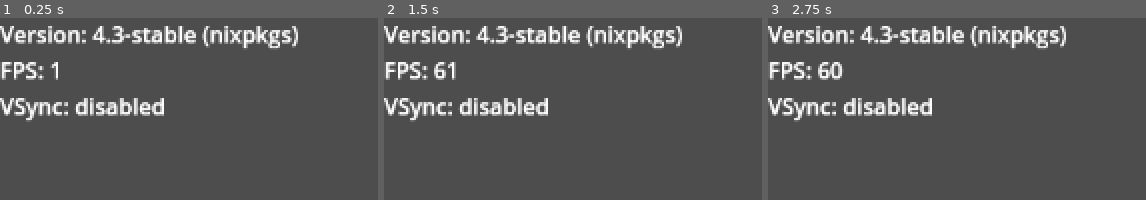
Above: before the commit, frames 1-3 (left to right).
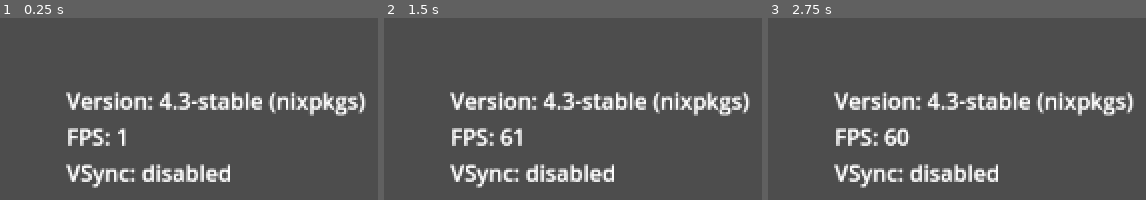
Above: after the commit, the same moments.

Repository: miklaskarjalainen/KioskKnockout
Game: Godot game, scene res://src/singletons/Debug.tscn
The game is run twice, just before and just after one commit, with the same random seed, the same clock (stepped at 60 frames per second) and the same inputs. Before the commit the project has no main scene; this scene is started directly in both runs.
Inputs:
- Up to frame 1 (0.25 s): no input
- Up to frame 2 (1.5 s): tap Enter at 0.5 s
- Up to frame 3 (2.75 s): tap Space at 2 s

The runs differ from the first frame. In frame 1, 15% of the frame differs, in the area x 0-97%, y 4-94%; in frame 2, 16%; in frame 3, 16%.

Commit message:
title screen

Diff:
--- a/project.godot
+++ b/project.godot
@@ -11,9 +11,11 @@
 [application]
 
 config/name="LCNC-Project"
-config/features=PackedStringArray("4.2", "Forward Plus")
+run/main_scene="res://src/scenes/TitleScreen.tscn"
+config/features=PackedStringArray("4.3", "Forward Plus")
 config/icon="res://icon.svg"
 
 [autoload]
 
 Debug="*res://src/singletons/Debug.tscn"
+Global="*res://src/singletons/Global.gd"
--- /dev/null
+++ b/src/scenes/title_screen.gd
@@ -0,0 +1,21 @@
+extends Control;
+
+@onready var buttons_h_box = %ButtonsHBox;
+
+func _ready() -> void:
+	if buttons_h_box:
+		var button: Button = buttons_h_box.get_child(0);
+		if button is Button:
+			button.grab_focus();
+
+func _on_play_button_pressed() -> void:
+	pass # Replace with function body.
+
+func _on_options_button_pressed() -> void:
+	pass # Replace with function body.
+
+func _on_about_button_pressed() -> void:
+	pass # Replace with function body.
+
+func _on_exit_button_pressed() -> void:
+	get_tree().quit();
--- /dev/null
+++ b/src/scenes/titlescreen.tscn
@@ -0,0 +1,104 @@
+[gd_scene load_steps=3 format=3 uid="uid://cc65uf8d6ov47"]
+
+[ext_resource type="Script" path="res://src/scenes/title_screen.gd" id="1_ifww3"]
+[ext_resource type="PackedScene" uid="uid://b065ep38rua2x" path="res://src/singletons/Debug.tscn" id="2_v334w"]
+
+[node name="TitleScreen" type="Control"]
+layout_mode = 3
+anchors_preset = 15
+anchor_right = 1.0
+anchor_bottom = 1.0
+grow_horizontal = 2
+grow_vertical = 2
+script = ExtResource("1_ifww3")
+
+[node name="ColorRect" type="ColorRect" parent="."]
+layout_mode = 1
+anchors_preset = 15
+anchor_right = 1.0
+anchor_bottom = 1.0
+grow_horizontal = 2
+grow_vertical = 2
+color = Color(0.323652, 0, 0.0121751, 1)
+
+[node name="MarginContainer" type="MarginContainer" parent="."]
+layout_mode = 1
+anchors_preset = 15
+anchor_right = 1.0
+anchor_bottom = 1.0
+grow_horizontal = 2
+grow_vertical = 2
+theme_override_constants/margin_left = 32
+theme_override_constants/margin_top = 32
+theme_override_constants/margin_right = 32
+theme_override_constants/margin_bottom = 32
+
+[node name="VBoxContainer" type="VBoxContainer" parent="MarginContainer"]
+layout_mode = 2
+alignment = 1
+
+[node name="GameTitleLabel" type="Label" parent="MarginContainer/VBoxContainer"]
+layout_mode = 2
+size_flags_vertical = 6
+theme_override_font_sizes/font_size = 32
+text = "LCNC - Project"
+horizontal_alignment = 1
+vertical_alignment = 1
+
+[node name="ButtonsHBox" type="HBoxContainer" parent="MarginContainer/VBoxContainer"]
+unique_name_in_owner = true
+layout_mode = 2
+size_flags_horizontal = 4
+size_flags_vertical = 6
+
+[node name="PlayButton" type="Button" parent="MarginContainer/VBoxContainer/ButtonsHBox"]
+layout_mode = 2
+size_flags_horizontal = 4
+focus_neighbor_left = NodePath("../ExitButton")
+focus_neighbor_top = NodePath("../ExitButton")
+focus_neighbor_bottom = NodePath("../OptionsButton")
+focus_next = NodePath("../OptionsButton")
+focus_previous = NodePath("../ExitButton")
+text = "Play"
+
+[node name="OptionsButton" type="Button" parent="MarginContainer/VBoxContainer/ButtonsHBox"]
+layout_mode = 2
+size_flags_horizontal = 4
+focus_neighbor_left = NodePath("../PlayButton")
+focus_neighbor_top = NodePath("../PlayButton")
+focus_neighbor_right = NodePath("../AboutButton")
+focus_neighbor_bottom = NodePath("../AboutButton")
+focus_next = NodePath("../AboutButton")
+focus_previous = NodePath("../PlayButton")
+text = "Options
+"
+
+[node name="AboutButton" type="Button" parent="MarginContainer/VBoxContainer/ButtonsHBox"]
+layout_mode = 2
+focus_neighbor_left = NodePath("../OptionsButton")
+focus_neighbor_top = NodePath("../OptionsButton")
+focus_neighbor_right = NodePath("../ExitButton")
+focus_neighbor_bottom = NodePath("../ExitButton")
+focus_next = NodePath("../ExitButton")
+focus_previous = NodePath("../OptionsButton")
+text = "About"
+
+[node name="ExitButton" type="Button" parent="MarginContainer/VBoxContainer/ButtonsHBox"]
+layout_mode = 2
+size_flags_horizontal = 4
+focus_neighbor_left = NodePath("../AboutButton")
+focus_neighbor_top = NodePath("../AboutButton")
+focus_neighbor_right = NodePath("../PlayButton")
+focus_neighbor_bottom = NodePath("../PlayButton")
+focus_next = NodePath("../PlayButton")
+focus_previous = NodePath("../AboutButton")
+text = "Exit"
+
+[node name="Debug" parent="." instance=ExtResource("2_v334w")]
+layout_mode = 1
+
+[connection signal="visibility_changed" from="." to="." method="_on_visibility_changed"]
+[connection signal="pressed" from="MarginContainer/VBoxContainer/ButtonsHBox/PlayButton" to="." method="_on_play_button_pressed"]
+[connection signal="pressed" from="MarginContainer/VBoxContainer/ButtonsHBox/OptionsButton" to="." method="_on_options_button_pressed"]
+[connection signal="pressed" from="MarginContainer/VBoxContainer/ButtonsHBox/AboutButton" to="." method="_on_about_button_pressed"]
+[connection signal="pressed" from="MarginContainer/VBoxContainer/ButtonsHBox/ExitButton" to="." method="_on_exit_button_pressed"]
--- a/src/singletons/Debug.tscn
+++ b/src/singletons/Debug.tscn
@@ -17,5 +17,9 @@
 anchors_preset = 15
 anchor_right = 1.0
 anchor_bottom = 1.0
+offset_left = 48.0
+offset_top = 48.0
+offset_right = 48.0
+offset_bottom = 48.0
 grow_horizontal = 2
 grow_vertical = 2
--- /dev/null
+++ b/src/singletons/Global.gd
@@ -0,0 +1 @@
+extends Node
